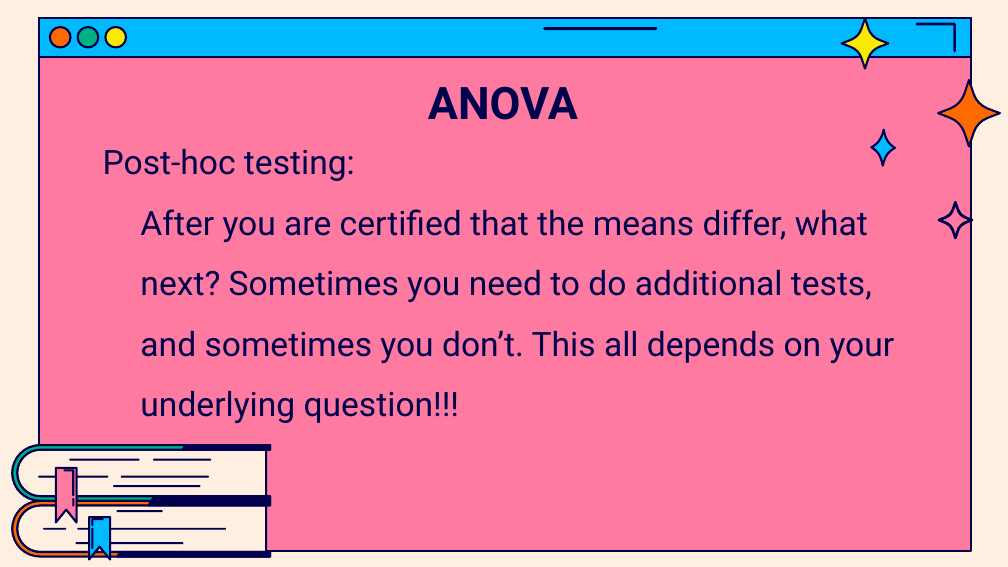
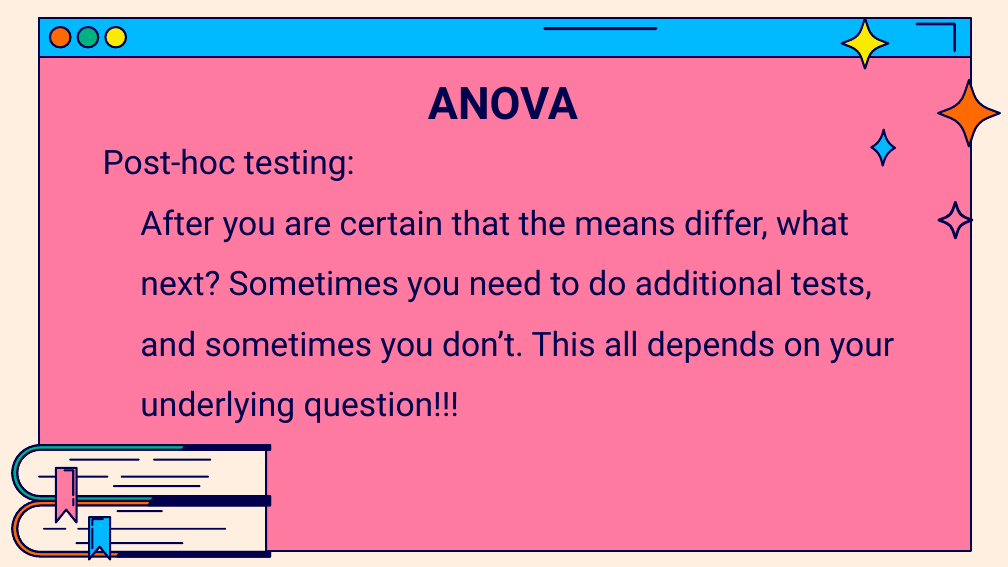
Before and after one commit to jasondsc/MATDRAB2MATFAB, a slide deck: slide 44 of slides/MATLAB_class_5.pptx. Drawn at 1008x567 pixels with LibreOffice and Linux fonts; fonts in the diff are those of the drawing. Boxes give left, top, right and bottom in pixels: in the first picture for what was removed or moved away, otherwise in the second. Text is boxed around its words. In the diff, an @@ line names an element or a change of style, - is before the commit and + after.

```diff
--- a/slides/MATLAB_class_5.pptx
+++ b/slides/MATLAB_class_5.pptx
@@ text at (140, 209, 895, 423): text changed @@
-After you are certified that the means differ, what next? Sometimes you need to do additional tests, and sometimes you don’t. This all depends on your underlying question!!!
+After you are certain that the means differ, what next? Sometimes you need to do additional tests, and sometimes you don’t. This all depends on your underlying question!!!
```
Also in this commit, not shown: 1 other slide changed, 11 other files.
